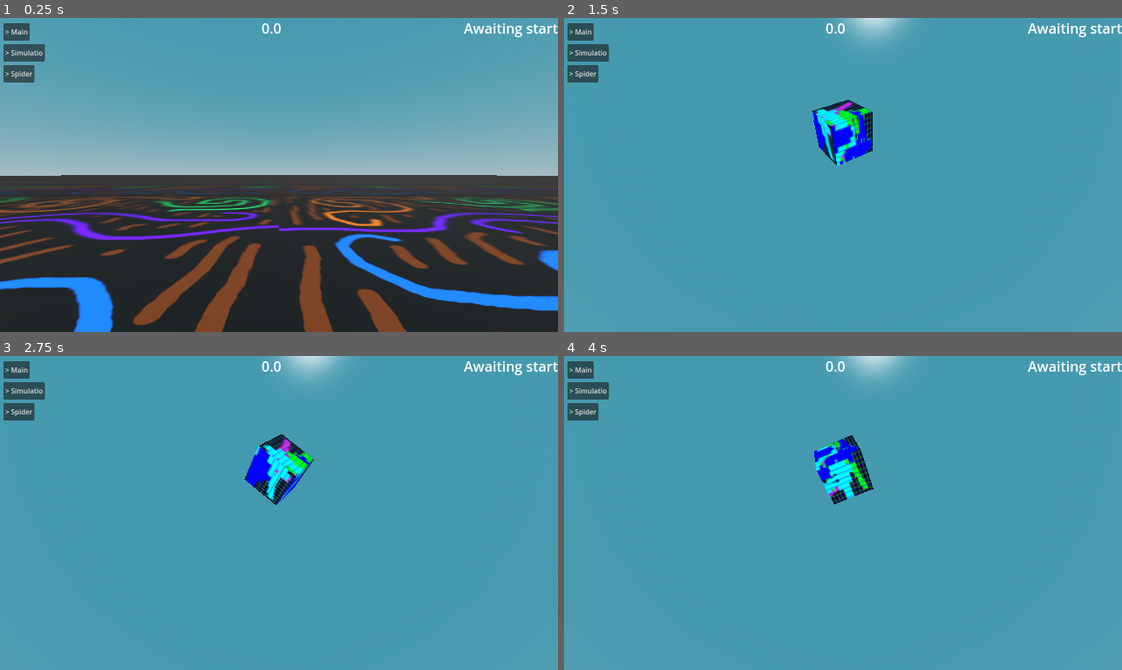
Above: before the commit, frames 1-4 (two rows, left to right).
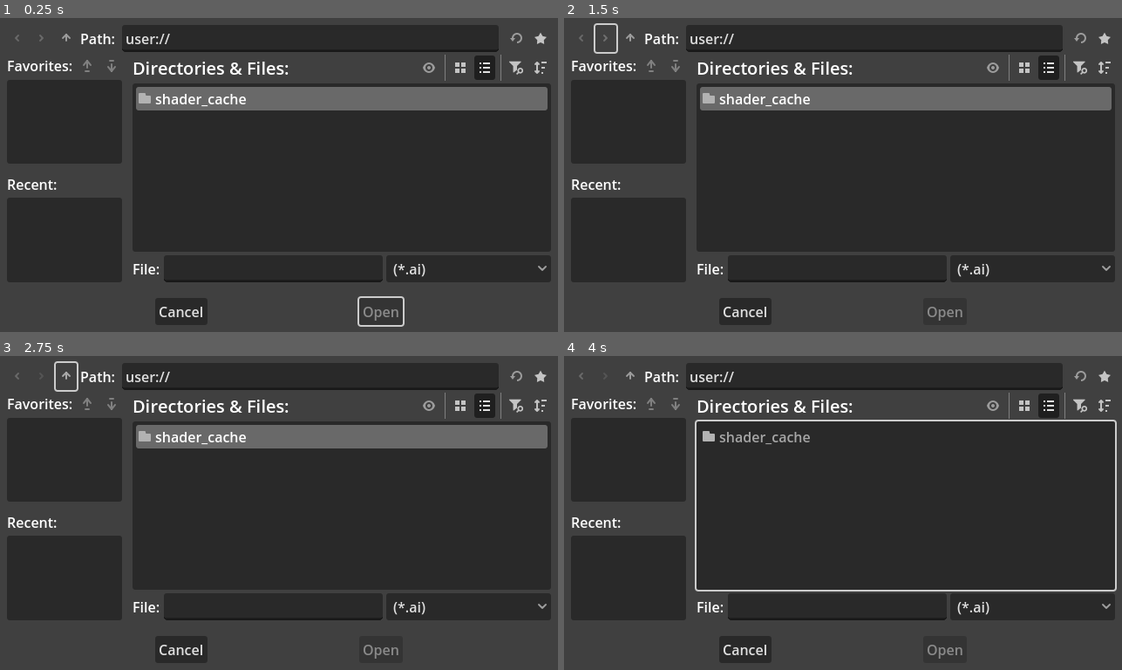
Above: after the commit, the same moments.

Repository: officialErnests/de-ai-ed
Game: Godot game, scene res://scenes/main.tscn
Two runs of this game, one before a commit and one after it. Both use one fixed random seed, a clock stepped at 60 frames per second and the inputs below.
Inputs (mouse positions are in pixels of both pictures, inside the frame that each line leads up to):
- Up to frame 1 (0.25 s): no input
- Up to frame 2 (1.5 s): click (608, 39) at 0.52 s; click (608, 39) at 1.27 s
- Up to frame 3 (2.75 s): click (66, 377) at 2.02 s
- Up to frame 4 (4 s): click (630, 377) at 2.77 s; tap Enter at 3.5 s; move the mouse to (965, 497) at 3.52 s; press the mouse at (965, 497) at 3.53 s; hold D (movement_right) from 3.53 s (still down)

The runs differ from the first frame. In frame 1, 76% of the frame differs, in the area x 0-100%, y 0-100%; in frame 2, 99%; in frame 3, 99%; in frame 4, 99%.

Commit message:
FILE DIOLOGUE PMO >:((

Diff:
--- a/scenes/main.tscn
+++ b/scenes/main.tscn
@@ -132,6 +132,15 @@
 script = ExtResource("8_choun")
 timer = NodePath("../../../../../../Lerning")
 metadata/_custom_type_script = "uid://dja83xsbpu3ad"
+
+[node name="FileDialog" type="FileDialog" parent="Camera_setup/NeckOrSmthing/Dron/Floating_cam/GenCount"]
+oversampling_override = 1.0
+title = "Open a File"
+visible = true
+file_mode = 0
+display_mode = 1
+access = 1
+filters = PackedStringArray("*.ai")
 
 [node name="Gui" type="CanvasLayer" parent="Camera_setup/NeckOrSmthing/Dron/Floating_cam"]
 
@@ -359,13 +368,14 @@
 slider_close_text = "> Spider"
 is_open = false
 
-[node name="Spidersss" type="Node3D" parent="." node_paths=PackedStringArray("start", "pause_button", "force_stop_button", "save_button", "open_button", "training_time", "timer", "node_visualiser", "generation_count")]
+[node name="Spidersss" type="Node3D" parent="." node_paths=PackedStringArray("start", "pause_button", "force_stop_button", "save_button", "open_button", "load_button", "training_time", "timer", "node_visualiser", "generation_count")]
 script = ExtResource("7_tipki")
 start = NodePath("../Camera_setup/NeckOrSmthing/Dron/Floating_cam/Gui/Main/Panel/VBoxContainer/Start")
 pause_button = NodePath("../Camera_setup/NeckOrSmthing/Dron/Floating_cam/Gui/Main/Panel/VBoxContainer/Pause")
 force_stop_button = NodePath("../Camera_setup/NeckOrSmthing/Dron/Floating_cam/Gui/Main/Panel/VBoxContainer/End")
 save_button = NodePath("../Camera_setup/NeckOrSmthing/Dron/Floating_cam/Gui/Main/Panel/VBoxContainer/Save")
 open_button = NodePath("../Camera_setup/NeckOrSmthing/Dron/Floating_cam/Gui/Main/Panel/VBoxContainer/Open")
+load_button = NodePath("../Camera_setup/NeckOrSmthing/Dron/Floating_cam/Gui/Main/Panel/VBoxContainer/Load")
 training_time = NodePath("../Camera_setup/NeckOrSmthing/Dron/Floating_cam/Gui/Simulation/Panel/VBoxContainer/Timer/SpinBox")
 timer = NodePath("../Lerning")
 spiders_per_batch = 10
--- a/scripts/camera_movement.gd
+++ b/scripts/camera_movement.gd
@@ -13,6 +13,8 @@
 		distance += 1
 	if event.is_action_pressed("scroll_up"):
 		distance -= 1
+	if event.is_action_pressed("ui_cancel"):
+		Input.mouse_mode = Input.MOUSE_MODE_VISIBLE
 	if event.is_action_pressed("r_click"):
 		if Input.mouse_mode == Input.MOUSE_MODE_VISIBLE:
 			Input.mouse_mode = Input.MOUSE_MODE_CAPTURED
--- a/scripts/spidersss.gd
+++ b/scripts/spidersss.gd
@@ -10,6 +10,8 @@
 @export var force_stop_button: Button
 @export var save_button: Button
 @export var open_button: Button
+@export var load_button: Button
+@export var load_file_diologue: FileDialog
 @export_category("Simulation")
 @export var training_time: SpinBox
 @export_category("Others")
@@ -39,6 +41,7 @@
 	force_stop_button.pressed.connect(forceEnd)
 	save_button.pressed.connect(saveAi)
 	open_button.pressed.connect(openExplorer)
+	load_button.pressed.connect(openExplorer)
 
 func saveAi():
 	var dirAccess = DirAccess.open("user://")
@@ -53,6 +56,18 @@
 
 func openExplorer():
 	OS.execute("explorer.exe", [str(ProjectSettings.globalize_path(SAVE_PATH)).replace("/", "\\")])
+
+func loadAi():
+	load_file_diologue["visible"] = true
+	load_file_diologue.close_requested.connect(
+		func():
+			load_file_diologue.visible = false
+			load_file_diologue.file_selected.disconnect(loadFile)
+	)
+	load_file_diologue.file_selected.connect(loadFile)
+
+func loadFile(p_path):
+	print(p_path)
 
 func pauseTimer():
 	if timer.paused:
